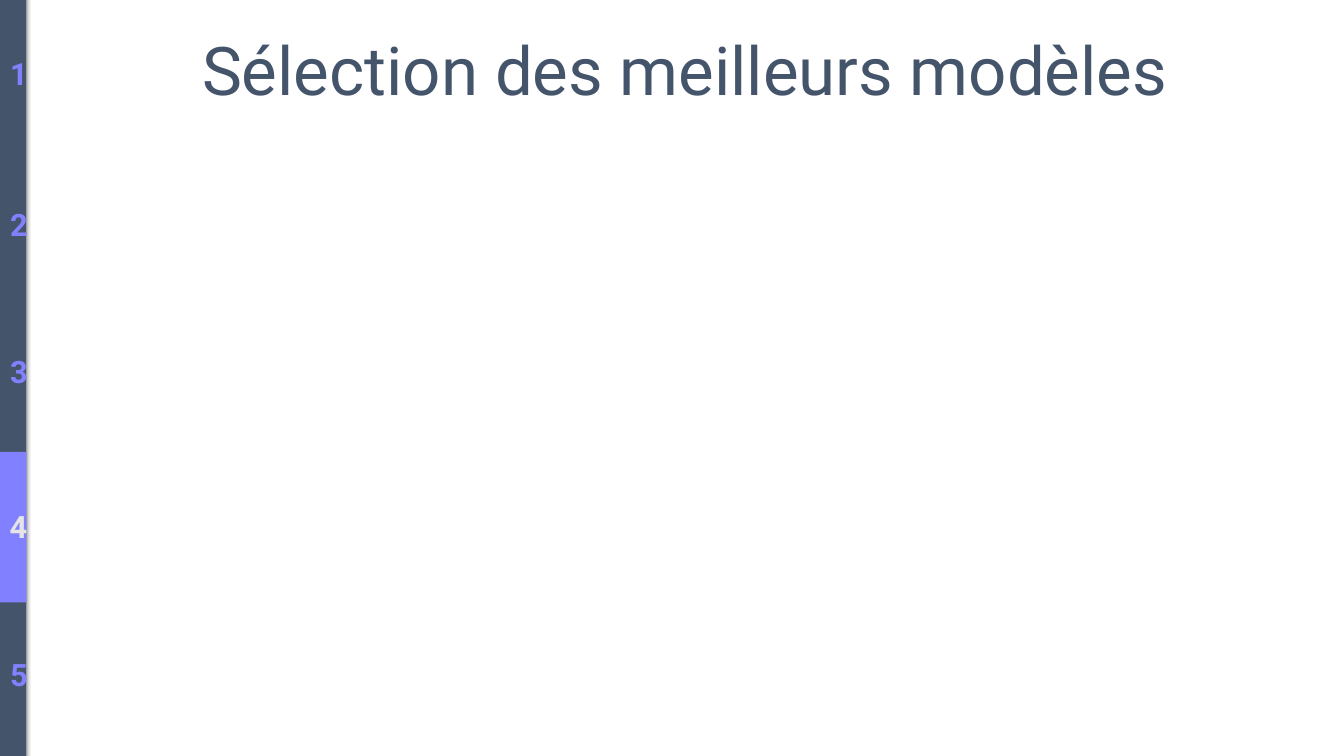
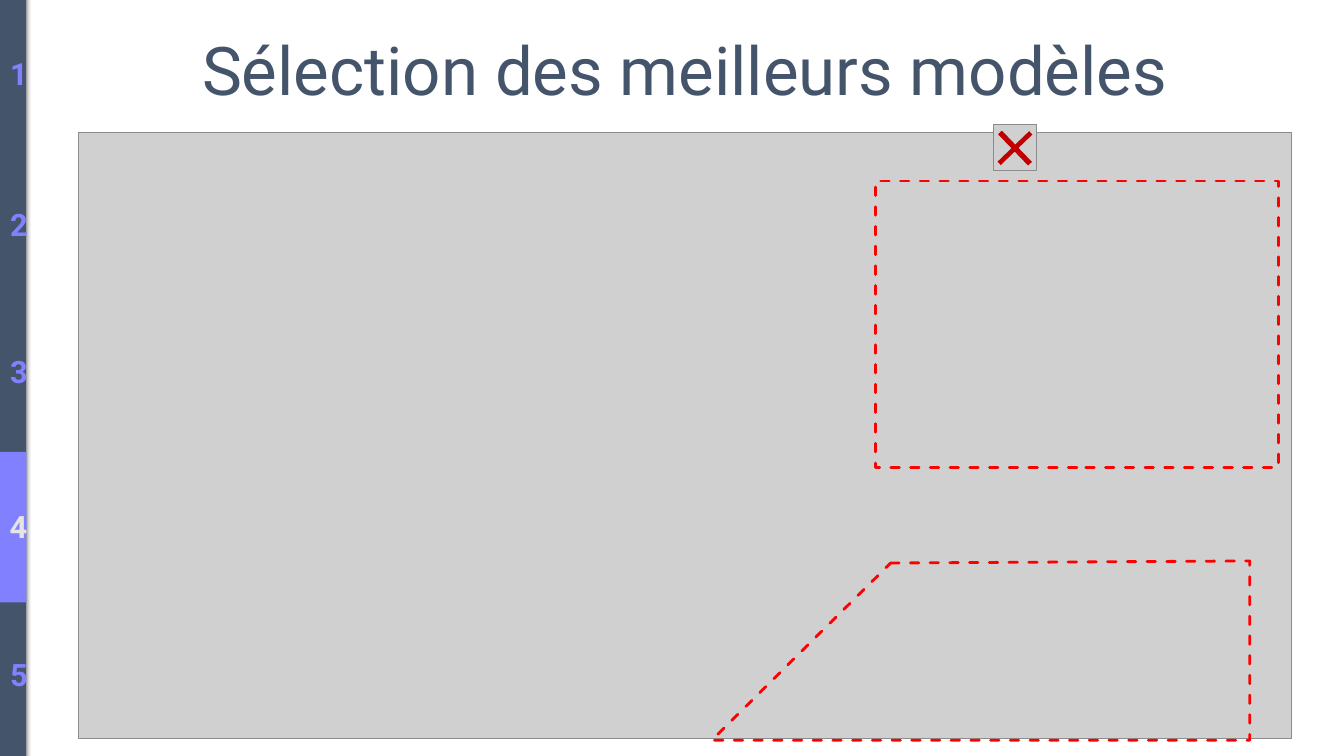
Before and after one commit to BiGHeaDMaX/Predire-Consommation-et-Emissions-de-Batiments, a slide deck: slide 16 of Présentation.pptx. Drawn at 1344x756 pixels with LibreOffice and Linux fonts; fonts in the diff are those of the drawing; grey boxes stand for pictures. Boxes give left, top, right and bottom in pixels: in the first picture for what was removed or moved away, otherwise in the second. Text is boxed around its words. In the diff, an @@ line names an element or a change of style, - is before the commit and + after.

```diff
--- a/Présentation.pptx
+++ b/Présentation.pptx
@@ plus added at (984,117,1046,179), fill #C00000 @@
@@ picture added at (79,133,1292,739) @@
@@ picture added at (994,125,1036,171) @@
@@ rectangle added at (876,181,1278,468), outline #FF0000 2 pt dashed @@
@@ freeform shape added at (712,562,1250,741), outline #FF0000 2 pt dashed @@
```
Also in this commit, not shown: 8 other slides changed, 3 slides added.
